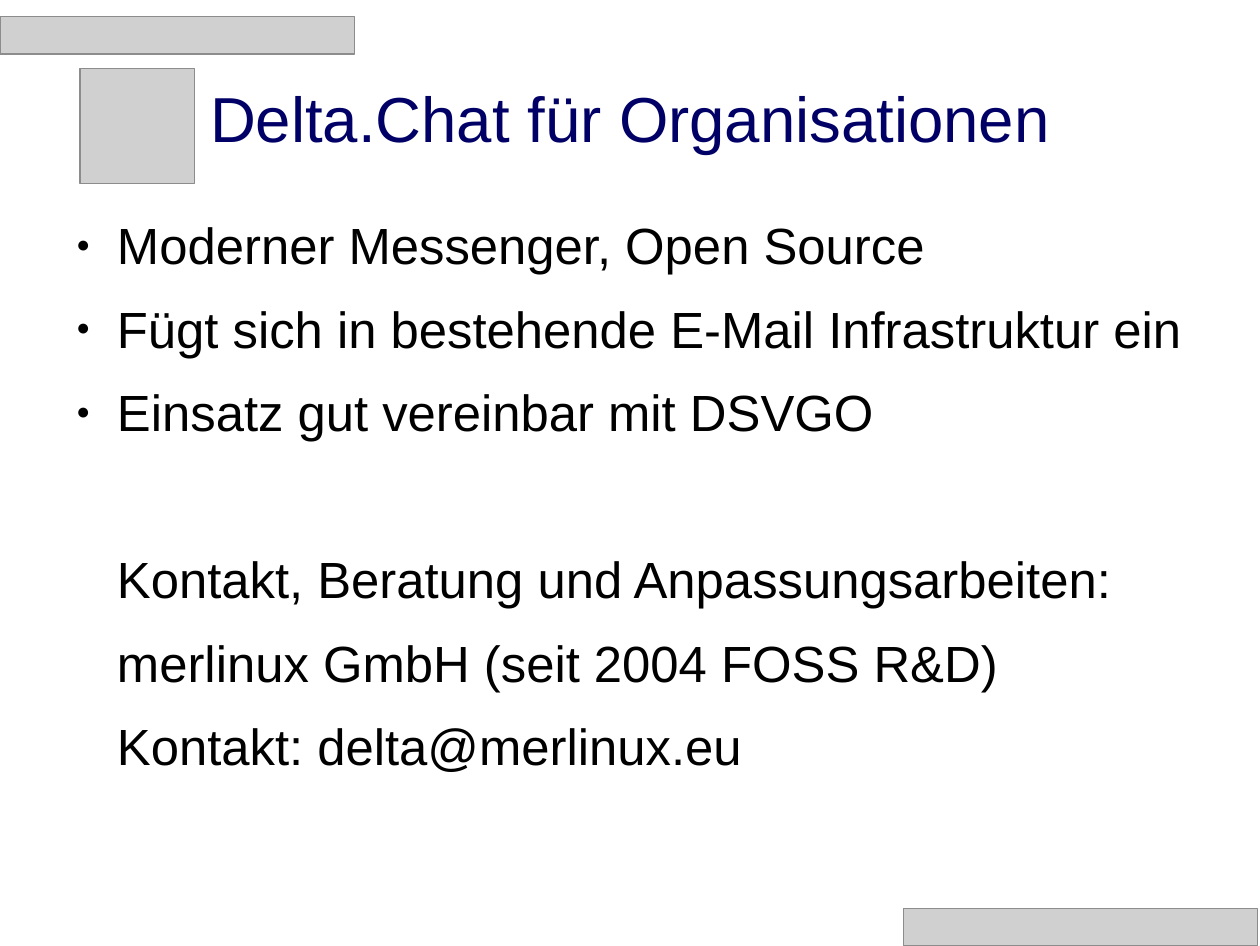
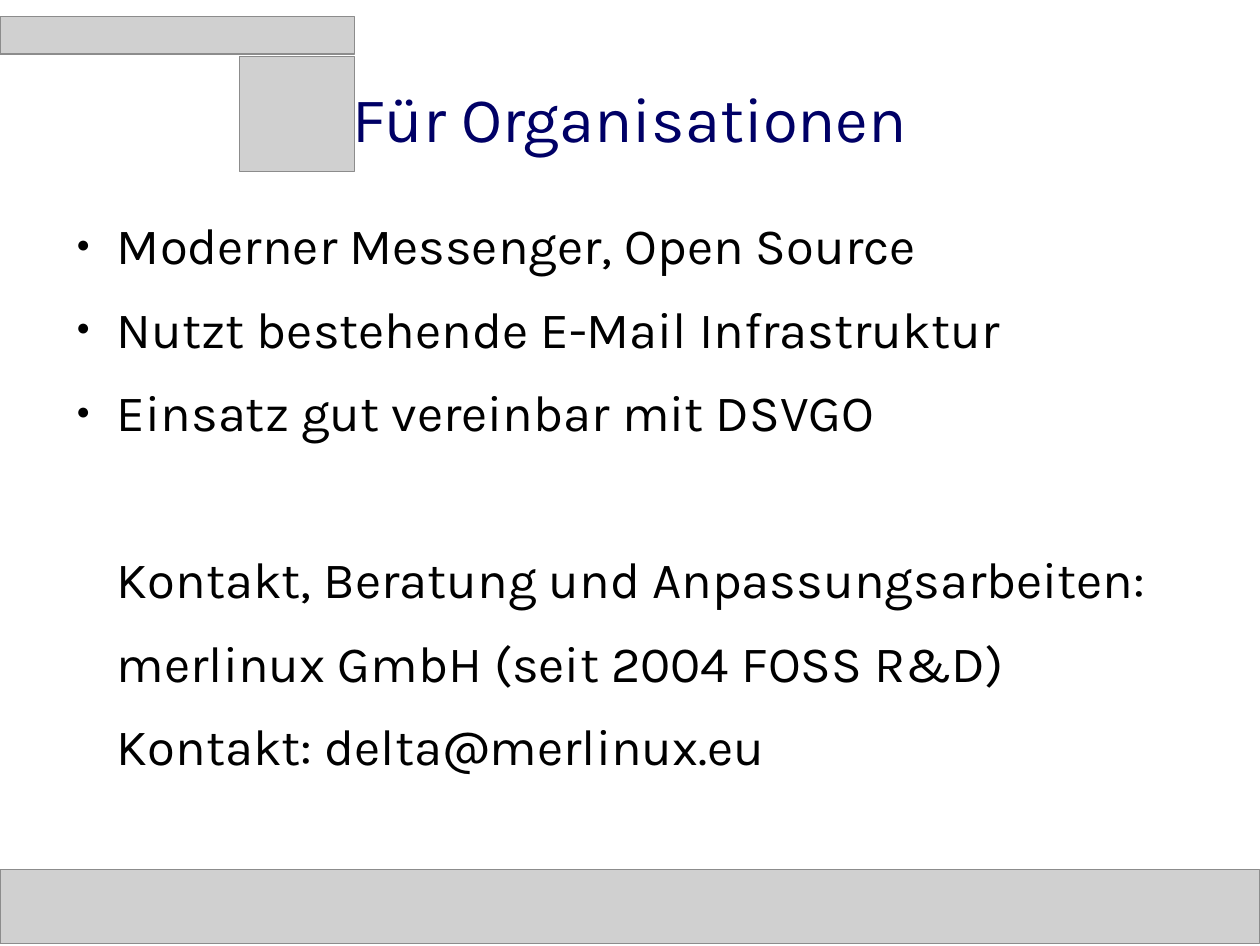
Before and after one commit to deltachat/playground, a slide deck: slide 10 of talks/dud-2018-delta.odp (slide 9 before the commit). Drawn at 1260x946 pixels with LibreOffice and Linux fonts; fonts in the diff are those of the drawing; grey boxes stand for pictures. Boxes give left, top, right and bottom in pixels: in the first picture for what was removed or moved away, otherwise in the second. Text is boxed around its words. In the diff, an @@ line names an element or a change of style, - is before the commit and + after.

Commit message:
my version of DuD Talk

```diff
--- a/talks/dud-2018-delta.odp
+++ b/talks/dud-2018-delta.odp
@@ picture: place and size @@
-picture at box(80, 69, 194, 183)
+picture at box(240, 57, 354, 172)
@@ title at box(353, 85, 907, 158): text changed; font Arial to Karla @@
-Delta.Chat für Organisationen
+Für Organisationen
@@ text at box(117, 229, 1145, 774): font Arial to Karla in "Moderner Messenger, Open Source", "Einsatz gut vereinbar mit DSVGO", "Kontakt, Beratung und Anpassungsarbeiten:", "merlinux GmbH (seit 2004 FOSS R&D)" and 1 more places @@
@@ text at box(117, 313, 999, 349): text changed; font Arial to Karla @@
-● Fügt sich in bestehende E-Mail Infrastruktur ein
+● Nutzt bestehende E-Mail Infrastruktur
@@ picture: place and size @@
-picture at box(903, 908, 1258, 946)
+picture at box(0, 869, 1260, 943)
```
Also in this commit, not shown: 5 other slides changed, 3 slides added, 2 slides removed.
